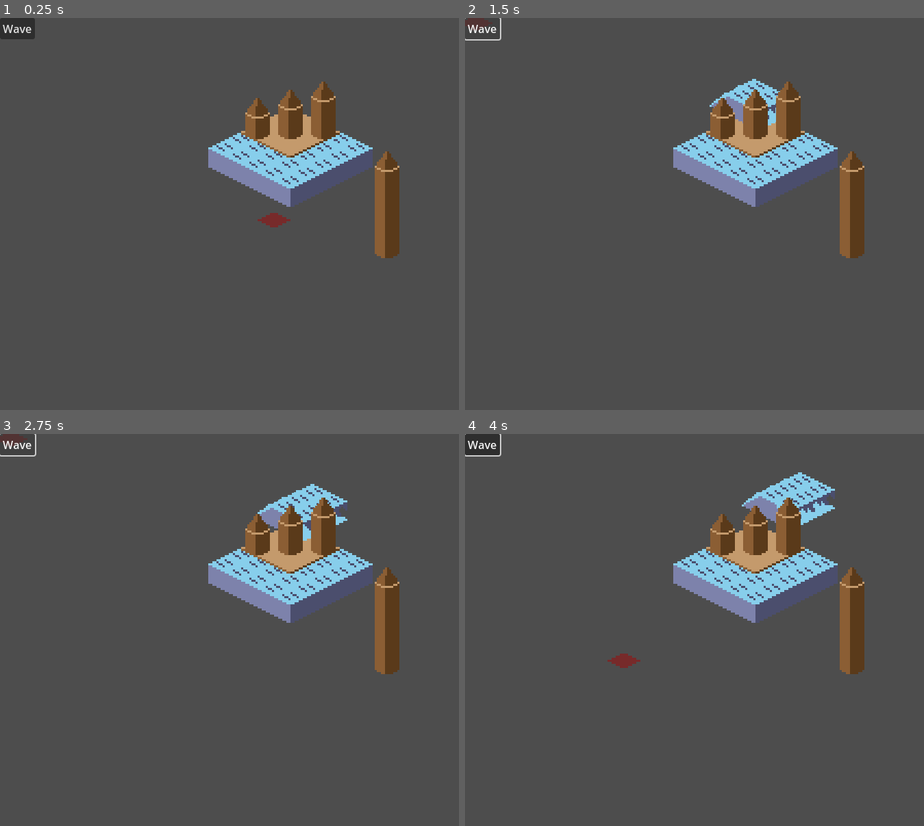
Above: before the commit, frames 1-4 (two rows, left to right).
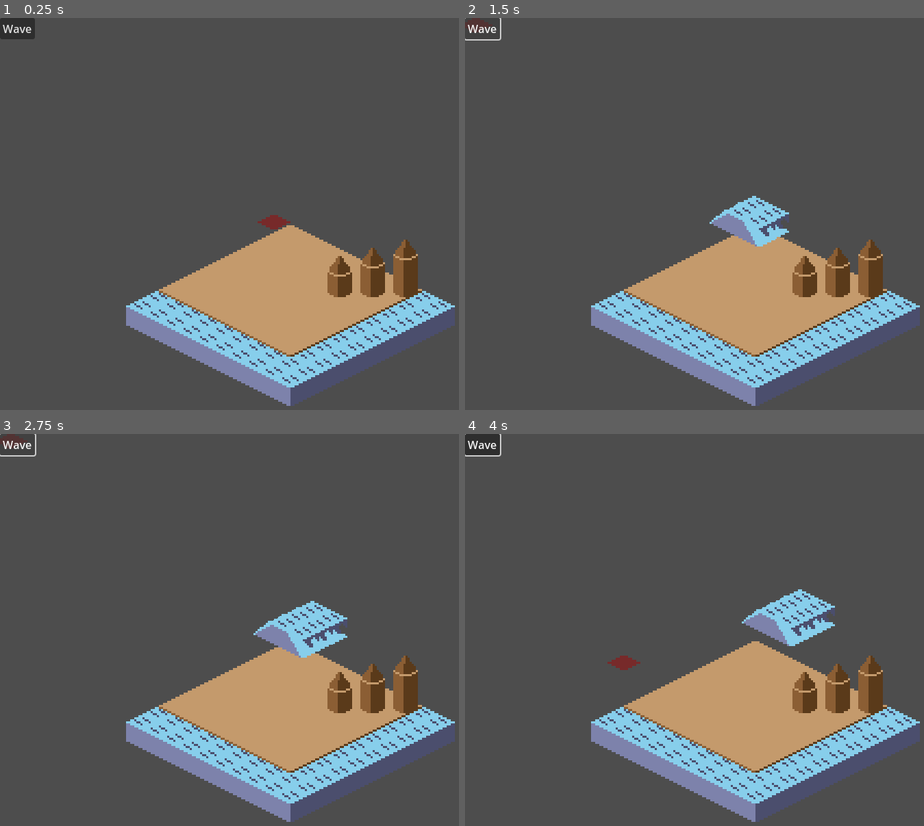
Above: after the commit, the same moments.

Repository: macmist/game-off-2025-waves
Game: Godot game, scene res://scene.tscn
The game is run twice, just before and just after one commit, with the same random seed, the same clock (stepped at 60 frames per second) and the same inputs.
Inputs (mouse positions are in pixels of both pictures, inside the frame that each line leads up to):
- Up to frame 1 (0.25 s): no input
- Up to frame 2 (1.5 s): click "Wave" at 0.5 s; click "Wave" at 1.25 s
- Up to frame 3 (2.75 s): click "Wave" at 2 s
- Up to frame 4 (4 s): move the mouse to (859, 618) at 2.77 s; click (859, 618) at 2.92 s; move the mouse to (630, 661) at 3.52 s; click (630, 661) at 3.67 s

The runs differ from the first frame. In frame 1, 27% of the frame differs, in the area x 27-100%, y 16-99%; in frame 2, 28%; in frame 3, 29%; in frame 4, 29%, in the area x 27-100%, y 9-99%.

Commit message:
chore: fixed collision

Diff:
--- a/components/waves/wave_end_NE.tscn
+++ b/components/waves/wave_end_NE.tscn
@@ -4,10 +4,11 @@
 [ext_resource type="Texture2D" uid="uid://suk08b7n40vh" path="res://isometrictiles.png" id="1_hdfb4"]
 
 [node name="WaveStart" type="RigidBody2D"]
+collision_layer = 2
 freeze = true
 freeze_mode = 1
 contact_monitor = true
-max_contacts_reported = 1
+max_contacts_reported = 3
 script = ExtResource("1_85fv3")
 
 [node name="Sprite2D" type="Sprite2D" parent="."]
--- a/components/waves/wave_end_NW.tscn
+++ b/components/waves/wave_end_NW.tscn
@@ -4,10 +4,11 @@
 [ext_resource type="Texture2D" uid="uid://suk08b7n40vh" path="res://isometrictiles.png" id="1_io6mg"]
 
 [node name="WaveStart" type="RigidBody2D"]
+collision_layer = 2
 freeze = true
 freeze_mode = 1
 contact_monitor = true
-max_contacts_reported = 1
+max_contacts_reported = 150
 script = ExtResource("1_63efa")
 
 [node name="Sprite2D" type="Sprite2D" parent="."]
--- a/components/waves/wave_middle.tscn
+++ b/components/waves/wave_middle.tscn
@@ -4,10 +4,11 @@
 [ext_resource type="Script" path="res://components/waves/wave_part.gd" id="1_xmgrm"]
 
 [node name="WaveMiddle" type="RigidBody2D"]
+collision_layer = 2
 freeze = true
 freeze_mode = 1
 contact_monitor = true
-max_contacts_reported = 1
+max_contacts_reported = 3
 script = ExtResource("1_xmgrm")
 
 [node name="Sprite2D" type="Sprite2D" parent="."]
@@ -20,5 +21,3 @@
 [node name="CollisionPolygon2D" type="CollisionPolygon2D" parent="."]
 position = Vector2(0, 4)
 polygon = PackedVector2Array(0, 3, 7, 0, 7, -8, 0, -11, -7, -8, -7, 0)
-
-[connection signal="body_entered" from="." to="." method="_on_body_entered"]
--- a/components/waves/wave_part.gd
+++ b/components/waves/wave_part.gd
@@ -1,5 +1,11 @@
 extends RigidBody2D
 class_name WavePart
+
+@export var strength: int = 20
+@export var health: int = 30
+
+func _ready():
+	body_entered.connect(_on_body_entered)
 
 
 func hit():
@@ -7,12 +13,15 @@
 
 
 func _on_body_entered(body: Node) -> void:
-	print("entered collision, ", body)
 	if body is Tower:
-		print("it is a tower")
-		var destroyed = body.damage(20)
-		print("destroyed tower? ", destroyed)
+		print("touched a tower")
+		var touch = min(strength, health)
+		var destroyed = body.damage(touch)
 		if !destroyed: # The object was too strong and the wave gets destroyed
 			hit()
-
-	pass # Replace with function body.
+		else:
+			health -= touch
+		if health <= 0:
+			hit()
+	else:
+		print("something else")
--- a/components/waves/wave_part.tscn
+++ b/components/waves/wave_part.tscn
@@ -3,8 +3,11 @@
 [ext_resource type="Script" path="res://components/waves/wave_part.gd" id="1_aqe8p"]
 
 [node name="WavePart" type="RigidBody2D"]
+collision_layer = 2
 freeze = true
 freeze_mode = 1
 contact_monitor = true
 max_contacts_reported = 1
 script = ExtResource("1_aqe8p")
+
+[connection signal="body_entered" from="." to="." method="_on_body_entered"]
--- a/components/waves/wave_start_NE.tscn
+++ b/components/waves/wave_start_NE.tscn
@@ -4,10 +4,11 @@
 [ext_resource type="Texture2D" uid="uid://suk08b7n40vh" path="res://isometrictiles.png" id="1_bee3u"]
 
 [node name="WaveStart" type="RigidBody2D"]
+collision_layer = 2
 freeze = true
 freeze_mode = 1
 contact_monitor = true
-max_contacts_reported = 1
+max_contacts_reported = 15
 script = ExtResource("1_063dm")
 
 [node name="Sprite2D" type="Sprite2D" parent="."]
--- a/components/waves/wave_start_NW.tscn
+++ b/components/waves/wave_start_NW.tscn
@@ -4,10 +4,11 @@
 [ext_resource type="Texture2D" uid="uid://suk08b7n40vh" path="res://isometrictiles.png" id="1_tkng3"]
 
 [node name="WaveStart" type="RigidBody2D"]
+collision_layer = 2
 freeze = true
 freeze_mode = 1
 contact_monitor = true
-max_contacts_reported = 1
+max_contacts_reported = 3
 script = ExtResource("1_eyvub")
 
 [node name="Sprite2D" type="Sprite2D" parent="."]
--- a/level_generator.tscn
+++ b/level_generator.tscn
@@ -7,3 +7,6 @@
 texture_filter = 1
 tile_set = ExtResource("1_t1fwp")
 script = ExtResource("1_vbcl3")
+
+[node name="Camera2D" type="Camera2D" parent="."]
+zoom = Vector2(3, 3)
--- a/scene.tscn
+++ b/scene.tscn
@@ -1,11 +1,10 @@
-[gd_scene load_steps=8 format=3 uid="uid://dlsuu5052jpmk"]
+[gd_scene load_steps=7 format=3 uid="uid://dlsuu5052jpmk"]
 
 [ext_resource type="PackedScene" uid="uid://fdcq877rg21j" path="res://components/waves/wave_generator.tscn" id="1_kjp7g"]
 [ext_resource type="Texture2D" uid="uid://suk08b7n40vh" path="res://isometrictiles.png" id="1_r5ucq"]
 [ext_resource type="TileSet" uid="uid://c0mifsjfe3xm0" path="res://tileset.tres" id="1_yo7j3"]
 [ext_resource type="Script" path="res://floor_map.gd" id="3_g1yog"]
 [ext_resource type="Script" path="res://marker.gd" id="4_xi07p"]
-[ext_resource type="PackedScene" uid="uid://c8aix32v1ygx8" path="res://components/towers/tower.tscn" id="6_6bifs"]
 [ext_resource type="PackedScene" uid="uid://b6d2tew8sdhk7" path="res://level_generator.tscn" id="7_aiebb"]
 
 [node name="root" type="Node2D"]
@@ -41,10 +40,6 @@
 position = Vector2(1, 0)
 tile_set = ExtResource("1_yo7j3")
 
-[node name="Camera2D" type="Camera2D" parent="."]
-position = Vector2(0, 57)
-zoom = Vector2(3, 3)
-
 [node name="Marker" type="Sprite2D" parent="." node_paths=PackedStringArray("floor_map")]
 z_index = 2
 texture_filter = 1
@@ -62,10 +57,6 @@
 offset_bottom = 8.0
 text = "Wave"
 
-[node name="Tower" parent="." instance=ExtResource("6_6bifs")]
-position = Vector2(55, 66)
-size = 9
-
 [node name="LevelGenerator" parent="." instance=ExtResource("7_aiebb")]
 
 [connection signal="tile_clicked" from="Marker" to="WaveGenerator" method="_on_marker_tile_clicked"]
Not shown, changed: levels/level_0.txt
